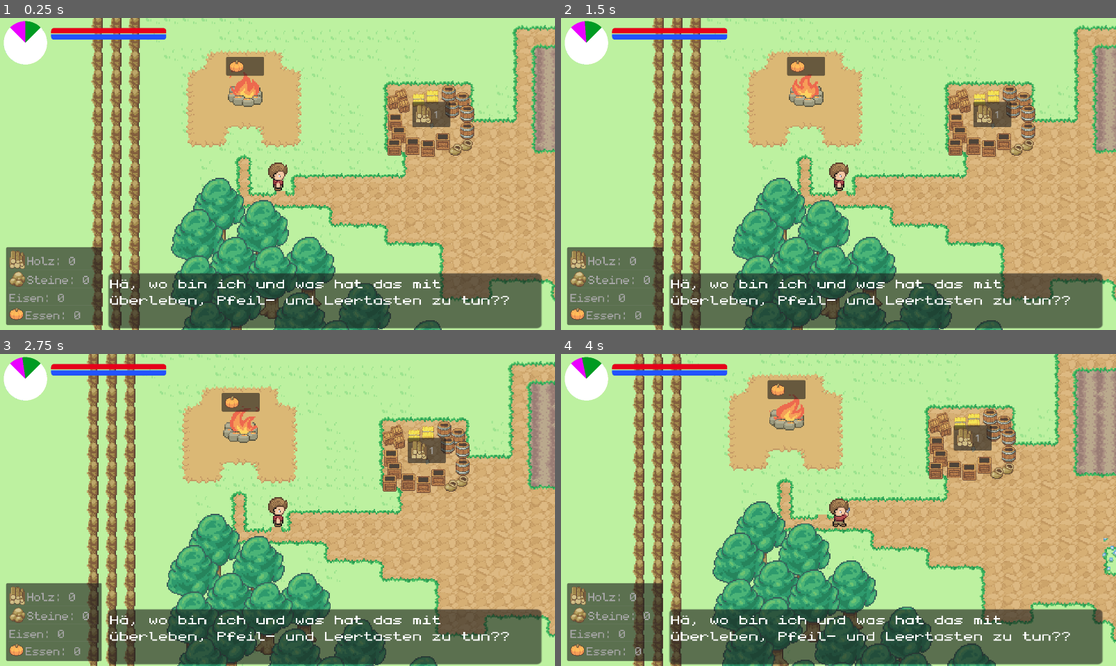
Above: before the commit, frames 1-4 (two rows, left to right).
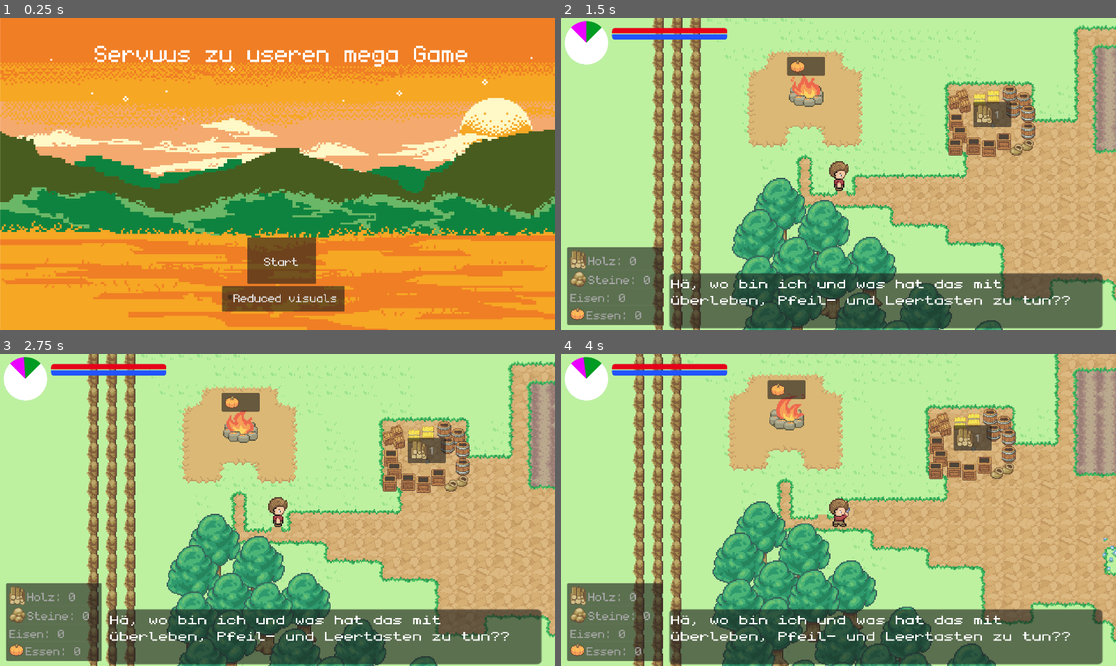
Above: after the commit, the same moments.

Repository: Herzmut-Games/hgj-2023
Game: Godot game, scene res://main_menu.tscn
Same seed, same stepped clock (60 frames per second), same inputs: the game is played once before the commit and once after it. Before the commit the project starts from res://level.tscn.
Inputs (mouse positions are in pixels of both pictures, inside the frame that each line leads up to):
- Up to frame 1 (0.25 s): no input
- Up to frame 2 (1.5 s): click (844, 295) at 0.5 s, where only the run after the commit has a clickable "Reduced visuals"; click (844, 261) at 1.25 s, where only the run after the commit has a clickable "Start"
- Up to frame 3 (2.75 s): hold Right (ui_right) from 2.03 s (still down); tap Space (action) at 2.1 s
- Up to frame 4 (4 s): release Right (ui_right) at 2.78 s; hold Down (ui_down) 2.78-3.53 s; tap Space (action) at 2.85, 3.6 s; hold Right (ui_right) from 3.53 s (still down)

The runs differ from the first frame. In frame 1, 99% of the frame differs, in the area x 0-100%, y 0-100%; in frame 2, 0.3%; in frame 3, 0.2%; in frame 4, 0.2%.

Commit message:
fixes
Signed-off-by: Flipez <code@brauser.io>

Diff:
--- a/Player.gd
+++ b/Player.gd
@@ -65,7 +65,7 @@
 		pass
 
 func calc_interaction():
-	var direction = _get_direction_string(direction_vector.angle())
+	direction = _get_direction_string(direction_vector.angle())
 	if direction == "left":
 		interaction_area.position.x = -13
 		interaction_area.position.y = 9
@@ -119,7 +119,8 @@
 
 func season_changed(_season):
 	if Game.thunderstorm:
-		rain.visible = true
+		if !Game.reduced_visuals:
+			rain.visible = true
 		rain_filter.visible = true
 		thunderstorm_player.play()
 	else:
--- a/game.gd
+++ b/game.gd
@@ -28,6 +28,7 @@
 var tools_unlocked = false
 
 var thunderstorm = false
+var reduced_visuals = false
 
 enum Items {
 	WOOD, STONE, IRON, FOOD
--- a/items/stone.gd
+++ b/items/stone.gd
@@ -20,7 +20,7 @@
 func _ready():
 	regrow_timer.wait_time = STONE_REGROW_WAIT
 
-func _process(delta):
+func _process(_delta):
 	_update_season(Game.season)
 	if mined:
 		stump.visible = true
--- a/main_menu.gd
+++ b/main_menu.gd
@@ -1,14 +1,12 @@
 extends Control
 
-# Called when the node enters the scene tree for the first time.
-func _ready():
-	pass # Replace with function body.
-
-
-# Called every frame. 'delta' is the elapsed time since the previous frame.
-func _process(delta):
-	pass
+@onready var visuals = $Panel/CheckBox
 
 
 func _on_button_pressed():
 	get_tree().change_scene_to_file("res://level.tscn")
+
+
+func _on_check_box_toggled(button_pressed):
+	print(button_pressed)
+	Game.reduced_visuals = button_pressed
--- a/main_menu.tscn
+++ b/main_menu.tscn
@@ -23,9 +23,9 @@
 [node name="Button" type="Button" parent="."]
 layout_mode = 0
 offset_left = 856.0
-offset_top = 840.0
+offset_top = 760.0
 offset_right = 1093.0
-offset_bottom = 1000.0
+offset_bottom = 920.0
 theme_override_fonts/font = ExtResource("3_i4p74")
 theme_override_font_sizes/font_size = 64
 text = "Start"
@@ -40,4 +40,22 @@
 theme_override_font_sizes/font_size = 128
 text = "Servuus zu useren mega Game"
 
+[node name="Panel" type="Panel" parent="."]
+layout_mode = 0
+offset_left = 768.0
+offset_top = 928.0
+offset_right = 1192.0
+offset_bottom = 1016.0
+
+[node name="CheckBox" type="CheckBox" parent="Panel"]
+layout_mode = 0
+offset_left = 16.0
+offset_top = 8.0
+offset_right = 404.0
+offset_bottom = 68.0
+theme_override_fonts/font = ExtResource("3_i4p74")
+theme_override_font_sizes/font_size = 64
+text = "Reduced visuals"
+
 [connection signal="pressed" from="Button" to="." method="_on_button_pressed"]
+[connection signal="toggled" from="Panel/CheckBox" to="." method="_on_check_box_toggled"]
--- a/project.godot
+++ b/project.godot
@@ -11,7 +11,7 @@
 [application]
 
 config/name="hgj-2023"
-run/main_scene="res://level.tscn"
+run/main_scene="res://main_menu.tscn"
 config/features=PackedStringArray("4.1", "GL Compatibility")
 config/icon="res://icon.svg"
 
